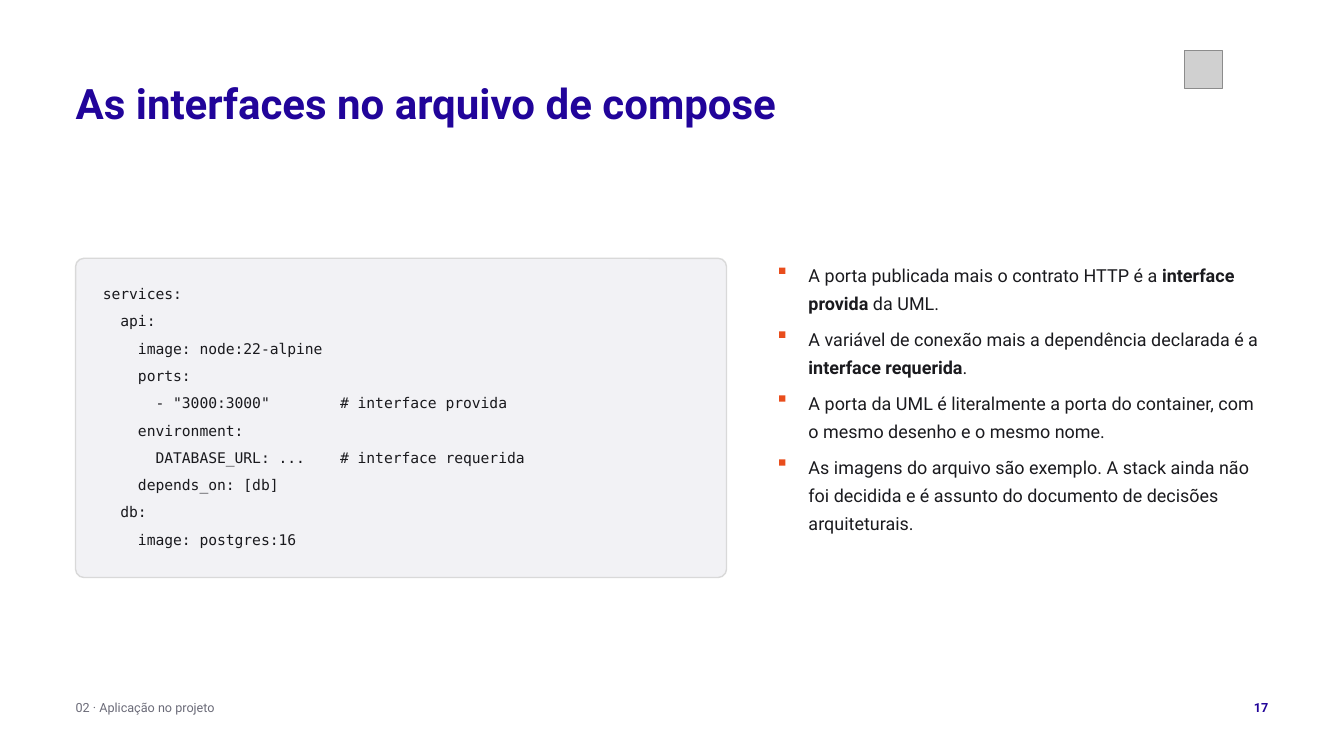
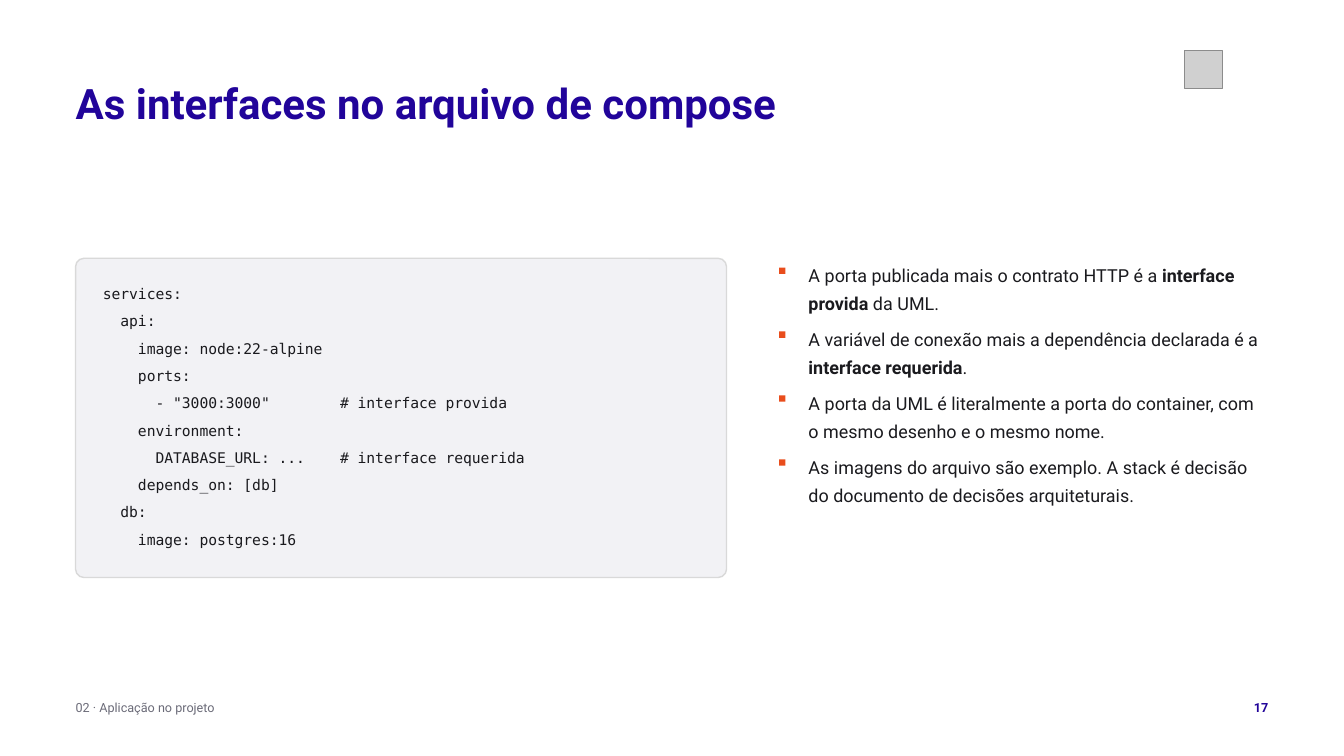
Before and after one commit to tcpassos/invite-app, a slide deck: slide 17 of trabalhos/T1-Docker-Invite-People.pptx. Drawn at 1344x756 pixels with LibreOffice and Linux fonts; fonts in the diff are those of the drawing; grey boxes stand for pictures. Boxes give left, top, right and bottom in pixels: in the first picture for what was removed or moved away, otherwise in the second. Text is boxed around its words. In the diff, an @@ line names an element or a change of style, - is before the commit and + after.

```diff
--- a/trabalhos/T1-Docker-Invite-People.pptx
+++ b/trabalhos/T1-Docker-Invite-People.pptx
@@ text at box(808, 460, 1248, 506): text changed @@
-As imagens do arquivo são exemplo. A stack ainda não foi decidida e é assunto do documento de decisões arquiteturais.
+As imagens do arquivo são exemplo. A stack é decisão do documento de decisões arquiteturais.
```
Also in this commit, not shown: 3 other slides changed, 7 other files.
